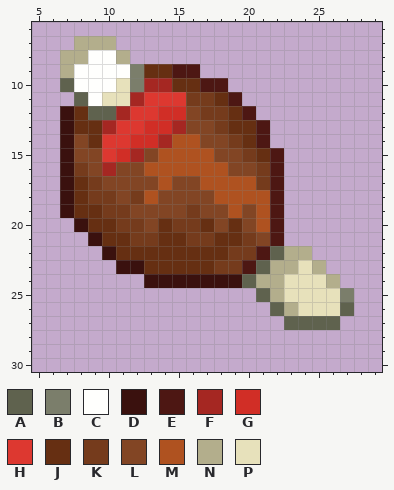
Edited in one commit: pixel-art sprite (textures/ui/hunger_effect.png). The picture above was drawn from the file before the commit.
The file is 36x36 pixels. Shown: x 5..29, y 6..30.
Palette (. is transparent): A #5f624e  B #7b7e6b  C #fffffd  D #3a110e  E #4d1713  F #a52722  G #d12e26  H #dd3830  J #662f12  K #753b1c  L #824524  M #af5220  N #b3ae8c  P #e7e1bb
Pixels before, first column x 7:
 7 .NNN.................
 8 NNCCN................
 9 NCCCCBJJEE...........
10 ACCCPBFFJJEE.........
11 .ACPPFHHHKKJE........
12 DJAAFHHGGLKKJE.......
13 DJJFHHGGFLLKJJE......
14 DLJHHGGFMMLLKJE......
15 DLLHGFLMMMMLLKJE.....
16 DKLFLLMMMMMMLLKE.....
17 DJKLLLLMLLMMMMKE.....
18 DJKKLKMLLLLMMMME.....
19 DJJKKLLLLKLLMLME.....
20 .DJJKKLJKKJLJLME.....
21 ..DJJKKJJKKJJKLE.....
22 ...DJJJJJJJJKKEANN...
23 ....DDJJJJJKKEANNPN..
24 ......DDDDDDDANNPPPN.
25 ..............ANPPPPB
26 ...............ANPPPA
27 ................AAAA.
Now the later version:
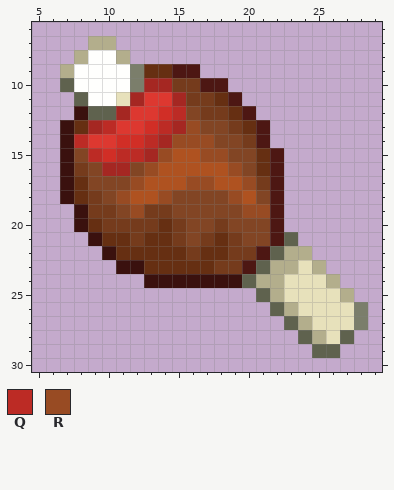
Colours new in this view: Q #bc2b25  R #984b23
The exact change:
y 7: x 8 N -> .
y 8: x 7 N -> .
y 10: x 11 P -> C; x 15..16 JJ -> KK
y 11: x 10 P -> C; x 15 H -> F
y 12: x 7..8 DJ -> .D; x 15 G -> Q
y 13: x 9..10 JF -> FQ; x 14 G -> Q; x 16 L -> R; x 18..19 KJ -> LK
y 14: x 8..9 LJ -> QH; x 11 H -> G; x 13 G -> Q; x 15..17 MML -> RRR; x 19..20 KJ -> LK
y 15: x 9..14 LHGFLM -> QGQQFR; x 17..18 ML -> RR; x 20 K -> L
y 16: x 11 L -> F; x 13 M -> R; x 19 L -> R; x 21 K -> J
y 17: x 9 K -> L; x 12..13 LL -> RM; x 15..17 LLM -> MRR; x 20 M -> R
y 18: x 10..12 KLK -> LRM; x 14 L -> R; x 18..19 MM -> LR; x 21 M -> L
y 19: x 7..9 DJJ -> .DK; x 11..14 KLLL -> LRKK; x 16 K -> L; x 19..21 MLM -> LRR
y 20: x 10 J -> K; x 13 L -> K; x 16..19 KJLJ -> LLKL; x 21 M -> L
y 21: x 13 K -> J; x 15..16 JK -> KL; x 19..20 JK -> KL; x 23 . -> A
y 22: x 16 J -> K
y 25: x 27 B -> N
y 26: x 27..28 A. -> PB
y 27: x 24..28 AAA.. -> NPPPB
y 28: x 24..27 .... -> ANPA
y 29: x 25..26 .. -> AA
Boxes around the changes in both pictures, in picture pixels (x1, y1, x2, y2):
changed: (60, 36, 368, 358)
